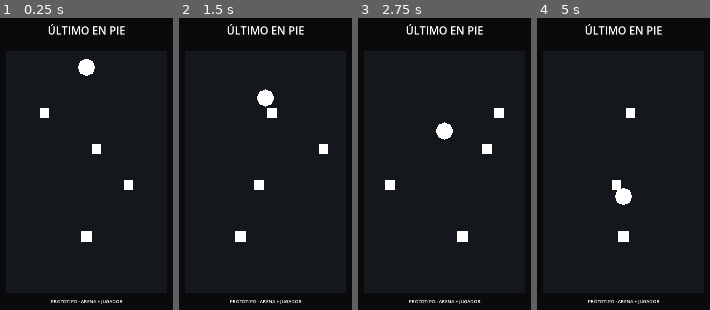
Above: before the commit, frames 1-4 (left to right).
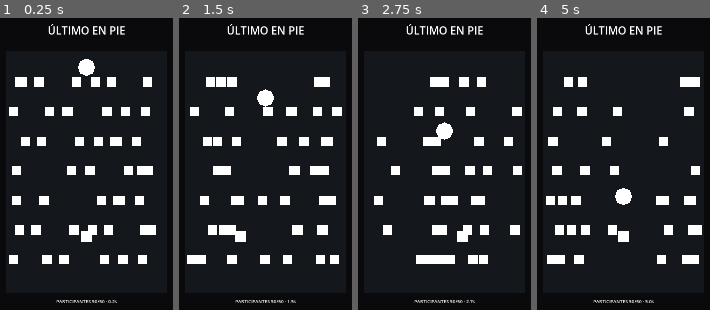
Above: after the commit, the same moments.

Repository: Baltas80/ULTIMO-EN-PIE
Game: Godot game, scene res://scenes/main.tscn
The game is run twice, just before and just after one commit, with the same random seed, the same clock (stepped at 60 frames per second) and the same inputs.
Inputs (mouse positions are in pixels of both pictures, inside the frame that each line leads up to):
- Up to frame 1 (0.25 s): no input
- Up to frame 2 (1.5 s): move the mouse to (307, 152) at 0.52 s; click (307, 152) at 0.67 s; drag from (229, 187) to (265, 91) at 1.27 s
- Up to frame 3 (2.75 s): move the mouse to (463, 96) at 2.02 s; click (463, 96) at 2.17 s
- Up to frame 4 (5 s): drag from (614, 234) to (568, 120) at 2.77 s; move the mouse to (678, 219) at 3.52 s; click (678, 219) at 3.67 s; drag from (568, 120) to (623, 175) at 4.27 s

The runs differ from the first frame. In frame 1, 7.9% of the frame differs, in the area x 5-91%, y 20-98%; in frame 2, 7.7%; in frame 3, 7.1%; in frame 4, 6.4%.
Error before the commit: Trying to assign an array of type "Array" to a variable of type "Array[Node]". (res://scripts/main.gd:54)
Error after the commit: Trying to assign an array of type "Array" to a variable of type "Array[Node]". (res://scripts/main.gd:64)

Commit message:
gameplay: scale match to 50 deterministic participants

Diff:
--- a/scripts/main.gd
+++ b/scripts/main.gd
@@ -4,22 +4,25 @@
 const BOT_SCENE := preload("res://scenes/bot.tscn")
 const HAZARD_SCENE := preload("res://scenes/hazard.tscn")
 
-const BOT_SPAWN_POSITIONS := [
-	Vector2(160.0, 420.0),
-	Vector2(360.0, 560.0),
-	Vector2(560.0, 700.0)
-]
+const TOTAL_PARTICIPANTS := 50
+const ARENA_LEFT := 72.0
+const ARENA_RIGHT := 648.0
+const ARENA_TOP := 220.0
+const ARENA_BOTTOM := 1080.0
+const BOT_LANE_COUNT := 7
 
 var participants: Array[Node] = []
 var match_active := true
 var match_time := 0.0
 var finish_position := 0
+var elimination_count := 0
 
 func _ready() -> void:
 	_spawn_player()
-	_spawn_bots()
+	_spawn_bots(TOTAL_PARTICIPANTS - 1)
 	_spawn_hazard()
 	_refresh_participants()
+	_update_status()
 
 func _process(delta: float) -> void:
 	if not match_active:
@@ -28,6 +31,8 @@
 	_refresh_participants()
 	if participants.size() <= 1:
 		_end_match()
+	else:
+		_update_status()
 
 func _spawn_player() -> void:
 	var player := PLAYER_SCENE.instantiate()
@@ -35,23 +40,36 @@
 	add_child(player)
 	participants.append(player)
 
-func _spawn_bots() -> void:
-	for index in range(BOT_SPAWN_POSITIONS.size()):
+func _spawn_bots(count: int) -> void:
+	for index in range(count):
 		var bot := BOT_SCENE.instantiate()
-		var spawn_position: Vector2 = BOT_SPAWN_POSITIONS[index]
-		bot.position = spawn_position
-		bot.lane_y = spawn_position.y
-		bot.phase = float(index) * 0.7
+		var lane := index % BOT_LANE_COUNT
+		var row := index / BOT_LANE_COUNT
+		var lane_y := ARENA_TOP + 80.0 + float(lane) * 115.0
+		var phase := fmod(float(index) * 0.37, 2.0)
+		var spawn_x := ARENA_LEFT + fmod(float(index) * 113.0, ARENA_RIGHT - ARENA_LEFT)
+		bot.position = Vector2(spawn_x, lane_y)
+		bot.lane_y = lane_y
+		bot.phase = phase
+		bot.move_speed = 105.0 + float(index % 5) * 18.0
 		add_child(bot)
 		participants.append(bot)
 
 func _spawn_hazard() -> void:
 	var hazard := HAZARD_SCENE.instantiate()
-	hazard.position = Vector2(360.0, 220.0)
+	hazard.position = Vector2(360.0, ARENA_TOP)
 	add_child(hazard)
 
 func _refresh_participants() -> void:
 	participants = participants.filter(func(item: Node) -> bool: return is_instance_valid(item) and item.is_inside_tree())
+
+func _update_status() -> void:
+	var status := get_node_or_null("Status")
+	if status:
+		status.text = "PARTICIPANTES %02d/%02d · %.1fs" % [participants.size(), TOTAL_PARTICIPANTS, match_time]
+
+func register_elimination() -> void:
+	elimination_count += 1
 
 func _end_match() -> void:
 	match_active = false
